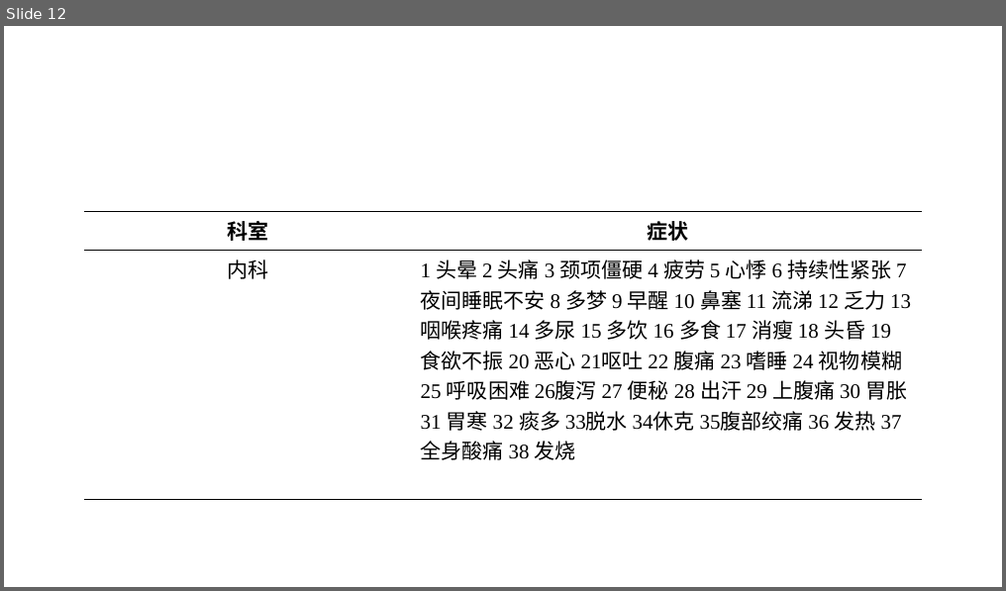
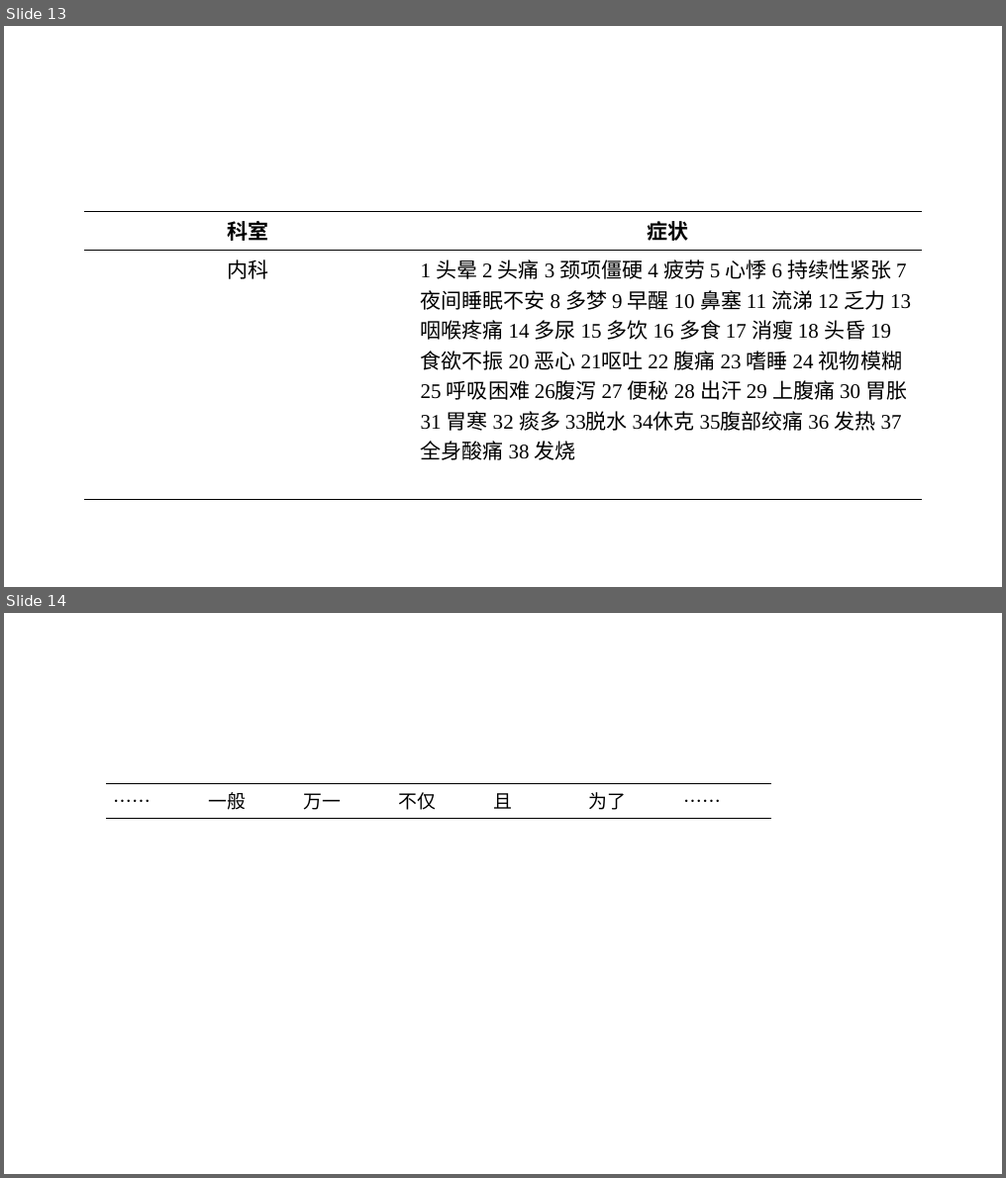
Before and after one commit to MingJerry/Guide, a slide deck: Doc/症状_科室映射图.pptx. Shown one above the other, each under a label of ours: slide 12 before the commit, slides 13 and 14 after it. The pictures are 1006x591 and 1006x1178 pixels, drawn with LibreOffice and Linux fonts; fonts in the diff are those of the drawing. Boxes give left, top, right and bottom in pixels: in the first picture for what was removed or moved away, otherwise in the second. Text is boxed around its words. In the diff, an @@ line names an element or a change of style, - is before the commit and + after.

```diff
--- a/Doc/症状_科室映射图.pptx
+++ b/Doc/症状_科室映射图.pptx
@@ slide 14 added at [4, 613, 1002, 1174], background #FFFFFF @@
@@ table added at [106, 783, 771, 814], 1 rows, 7 columns @@
+…… | 一般 | 万一 | 不仅 | 且 | 为了 | ……
@@ what was slide 12 is now slide 13 @@
```
Also in this commit, not shown: 4 other slides added, 20 other files.
